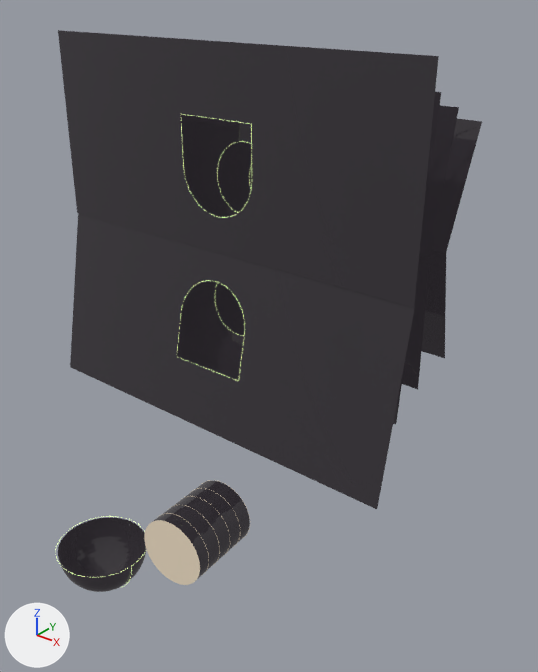
The glTF model scroll2/models/P/Tube3.glb: old version first, new version second.
Rendered twice from a camera (50 mm lens) standing at (10.94, -12.37, 6.49) and looking at (0.63, 0.53, -1.51). Lighting does not change. The marker at lower left points along +X, +Y and +Z. Where no turn or scale is listed for an object, it has been applied to the vertices.
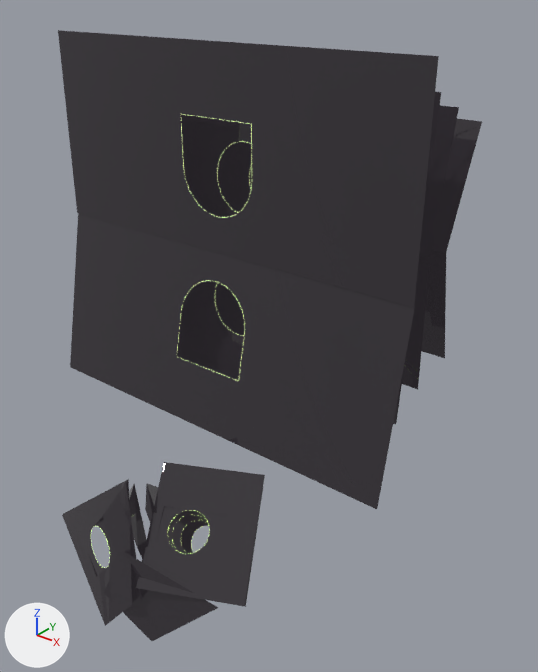
Changed parts and their boxes (x1, y1, x2, y2) in the pictures (538 x 672 px):
'Plane.010', added (black): after (136, 462, 265, 606)
'Plane.011', added (black): after (62, 479, 132, 626)
'Sphere', deleted (black): before (58, 517, 146, 592)
'Cylinder', deleted (black): before (152, 481, 250, 579)
'Plane.018', added (black): after (104, 551, 218, 641)
'Cylinder.001', deleted: before (144, 520, 200, 585)
'Plane.015', added (black): after (129, 484, 148, 559)
'Plane.013', added (black): after (119, 481, 142, 599)
'Plane.014', added (black): after (172, 515, 208, 554)
'Plane.016', added (black): after (181, 520, 209, 554)
'Plane.012', added: after (168, 490, 263, 607)
'Plane.017', added: after (145, 483, 158, 523)

What changed in the scene script:
```text
Add me_plane_002:
    me_plane_002.from_pydata([(-1.05, -0.16, -0.46), (0.48, -0.1, -1.05), (-0.48, 0.1, 0.97), (1.73, 0.85, 0.04)], [], [(0, 1, 3), (0, 3, 2)])
    me_plane_002.materials.append(mat_granite)  # black #221f23
Add me_plane_004:
    me_plane_004.from_pydata(...)  # 128 vertices, 128 faces; spans x -3.13..2.83, y -3.16..3.12, z -0.79..0.04
    me_plane_004.materials.append(mat_granite)  # black #221f23
Add me_plane_001:
    me_plane_001.from_pydata(...)  # 128 vertices, 128 faces; spans x -3.14..2.83, y -2.13..3.12, z -0.12..0.05
    me_plane_001.materials.append(mat_granite)  # black #221f23
Remove ob_cylinder:
    ob_cylinder = bpy.data.objects.new('Cylinder', me_cylinder)
    ob_cylinder.location = (0.96, -2.53, -5.35)
Remove ob_cylinder_001:
    ob_cylinder_001 = bpy.data.objects.new('Cylinder.001', me_cylinder_001)
    ob_cylinder_001.location = (1.04, -3.52, -5.31)
    ob_cylinder_001.rotation_euler = (-1.611, 0.0016, 0.08)  # degrees (-92, 0.1, 4.6)
    ob_cylinder_001.scale = (0.823, 0.823, -0.00208)
Remove ob_sphere:
    ob_sphere = bpy.data.objects.new('Sphere', me_sphere)
    ob_sphere.location = (-1.74, -3.37, -6.74)
Add ob_plane_018:
    ob_plane_018 = bpy.data.objects.new('Plane.018', me_plane_002)
    ob_plane_018.location = (0.63, -4.29, -6.25)
Add ob_plane_017:
    ob_plane_017 = bpy.data.objects.new('Plane.017', me_plane_004)
    ob_plane_017.location = (-0.35, -2.57, -5.94)
    ob_plane_017.rotation_euler = (0.998, -2.482, -0.358)  # degrees (57, -142, -21)
    ob_plane_017.scale = (0.432, 0.427, 0.595)
Add ob_plane_016:
    ob_plane_016 = bpy.data.objects.new('Plane.016', me_plane_001)
    ob_plane_016.location = (0.59, -1.89, -6.42)
    ob_plane_016.rotation_euler = (-0.719, 0.698, -1.117)  # degrees (-41, 40, -64)
    ob_plane_016.scale = (0.432, 0.427, 0.595)
Add ob_plane_015:
    ob_plane_015 = bpy.data.objects.new('Plane.015', me_plane_004)
    ob_plane_015.location = (-0.52, -3.26, -5.84)
    ob_plane_015.rotation_euler = (1.255, -2.482, -0.357)  # degrees (72, -142, -20)
    ob_plane_015.scale = (0.446, 0.446, 0.622)
Add ob_plane_014:
    ob_plane_014 = bpy.data.objects.new('Plane.014', me_plane_001)
    ob_plane_014.location = (0.77, -2.32, -5.88)
    ob_plane_014.rotation_euler = (-0.462, 0.698, -1.117)  # degrees (-26, 40, -64)
    ob_plane_014.scale = (0.446, 0.446, 0.622)
Add ob_plane_013:
    ob_plane_013 = bpy.data.objects.new('Plane.013', me_plane_004)
    ob_plane_013.location = (-0.65, -3.76, -5.75)
    ob_plane_013.rotation_euler = (1.446, -2.482, -0.357)  # degrees (83, -142, -20)
    ob_plane_013.scale = (0.477, 0.477, 0.666)
Add ob_plane_012:
    ob_plane_012 = bpy.data.objects.new('Plane.012', me_plane_001)
    ob_plane_012.location = (0.89, -2.64, -5.48)
    ob_plane_012.rotation_euler = (-0.27, 0.698, -1.117)  # degrees (-15, 40, -64)
    ob_plane_012.scale = (0.477, 0.477, 0.666)
Add ob_plane_011:
    ob_plane_011 = bpy.data.objects.new('Plane.011', me_plane_004)
    ob_plane_011.location = (-0.76, -4.15, -5.71)
    ob_plane_011.rotation_euler = (1.758, -2.482, -0.356)  # degrees (101, -142, -20)
    ob_plane_011.scale = (0.499, 0.499, 0.696)
Add ob_plane_010:
    ob_plane_010 = bpy.data.objects.new('Plane.010', me_plane_001)
    ob_plane_010.location = (1.01, -2.87, -5.16)
    ob_plane_010.rotation_euler = (0.0418, 0.697, -1.116)  # degrees (2.4, 40, -64)
    ob_plane_010.scale = (0.499, 0.499, 0.696)
```
